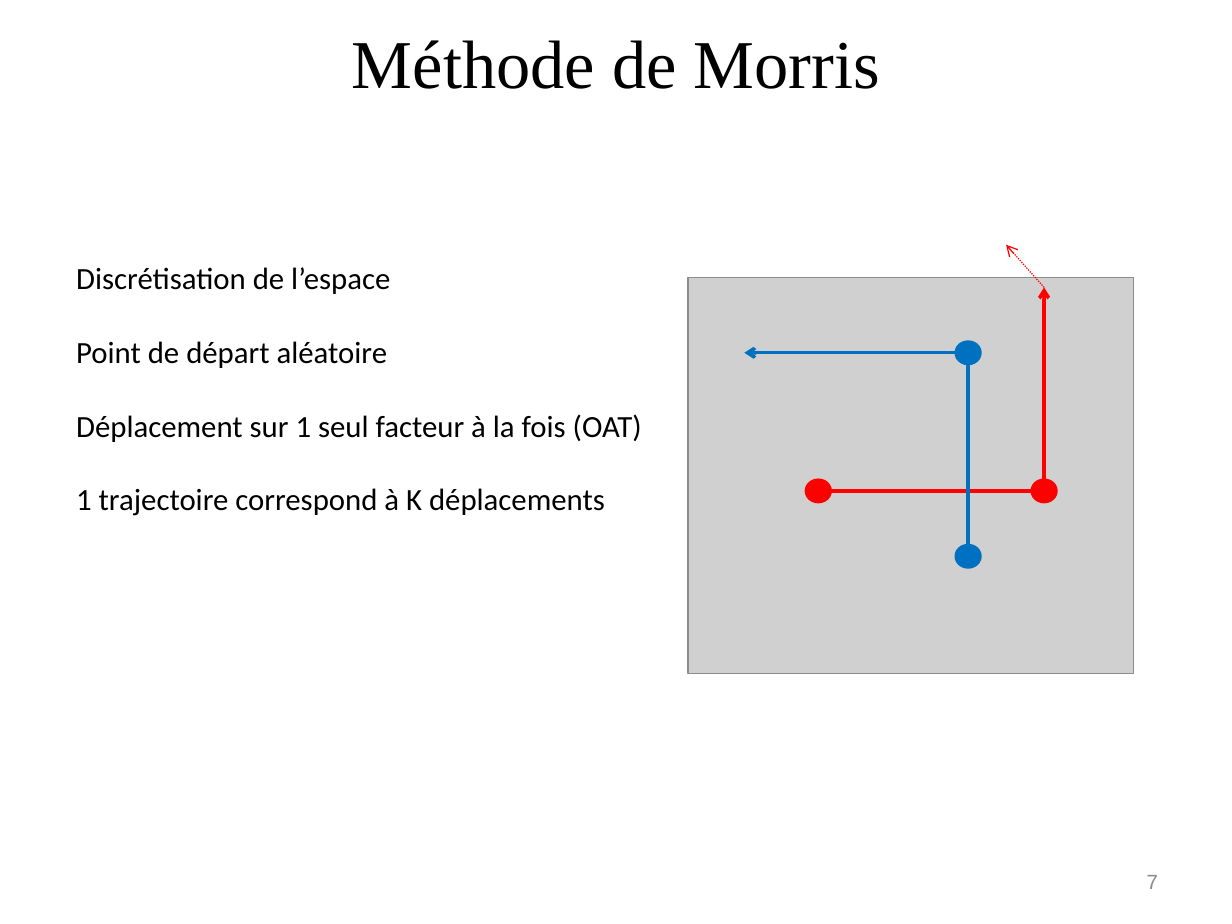
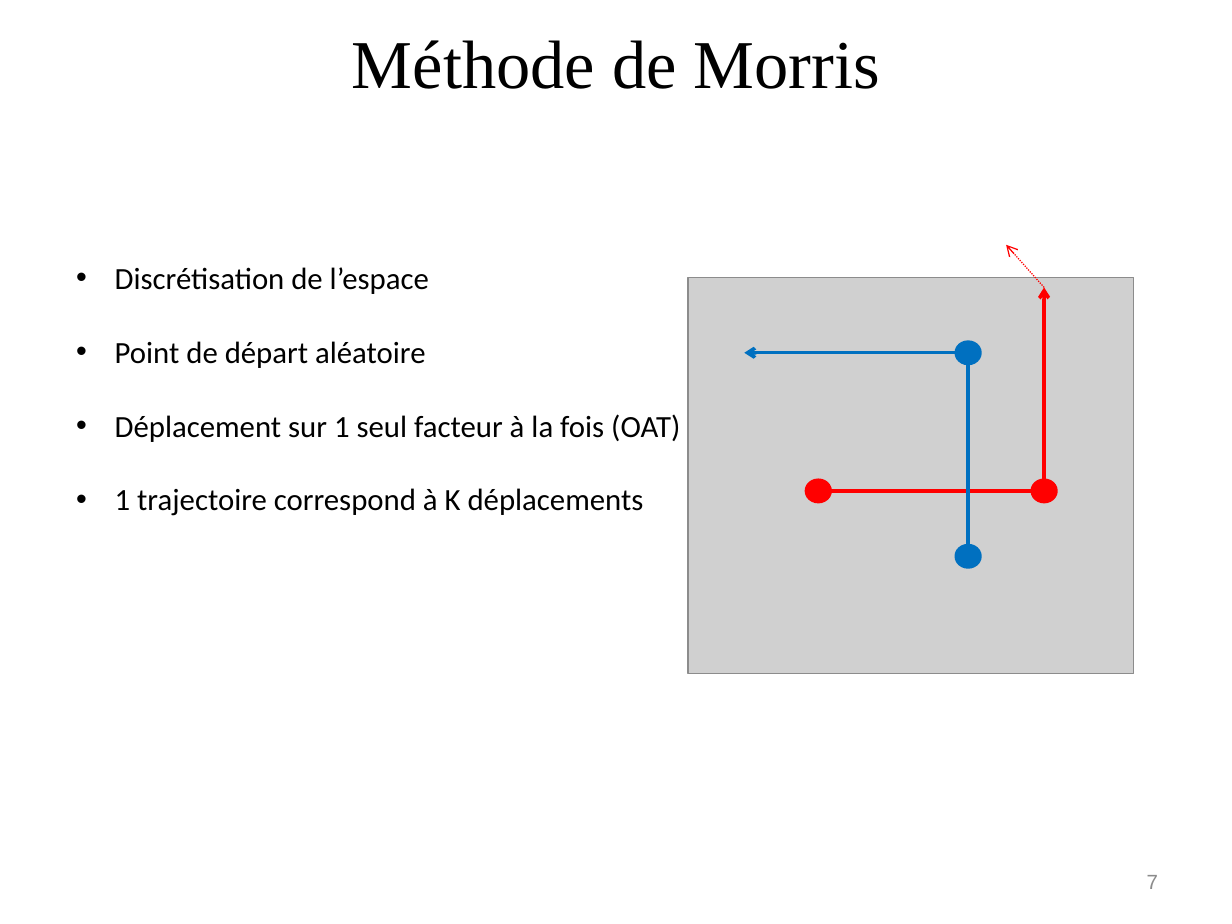
Before and after one commit to openalea-training/supagro_training_2018, a slide deck: slide 7 of TD_5/TD_analyse_sensibilité.pptx. Drawn at 1232x924 pixels with LibreOffice and Linux fonts; fonts in the diff are those of the drawing; grey boxes stand for pictures. Boxes give left, top, right and bottom in pixels: in the first picture for what was removed or moved away, otherwise in the second. Text is boxed around its words. In the diff, an @@ line names an element or a change of style, - is before the commit and + after.

```diff
--- a/TD_5/TD_analyse_sensibilité.pptx
+++ b/TD_5/TD_analyse_sensibilité.pptx
@@ text "Discrétisation de l’espace" at (115, 267, 680, 516): bullet none to • @@
```
Also in this commit, not shown: 2 other slides changed, 1 slide added, 2 other files.
